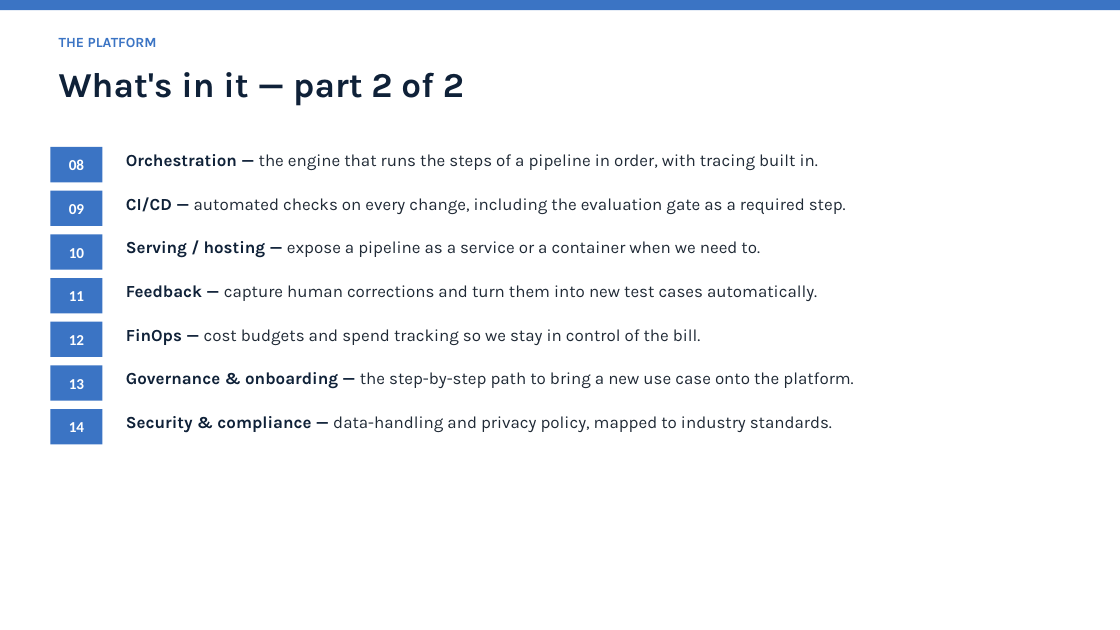
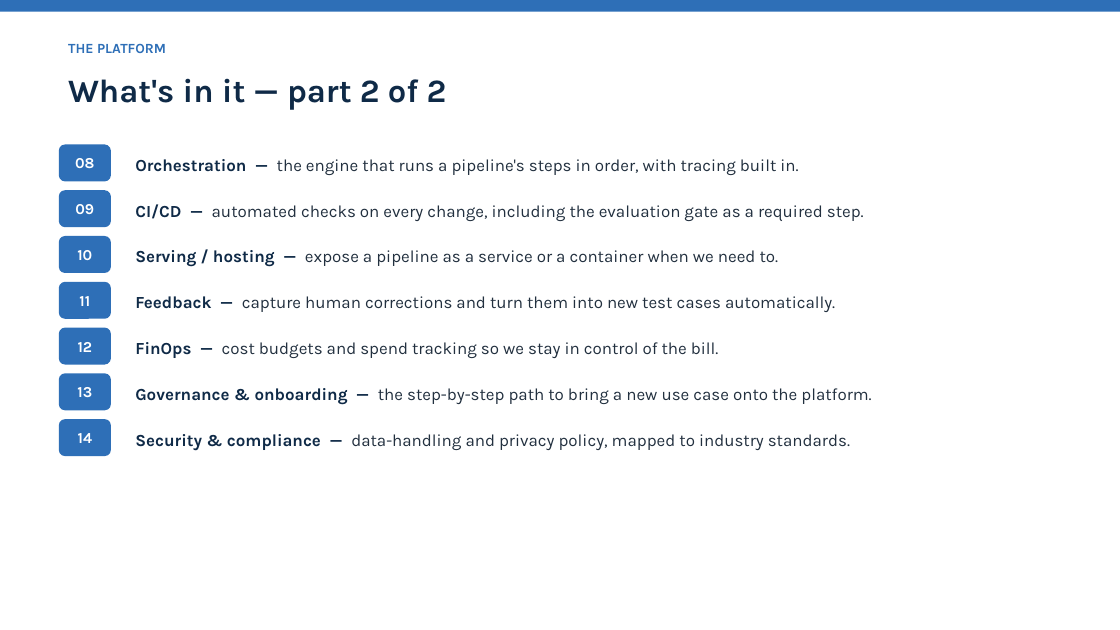
Before and after one commit to shyamanugu/LLMOps, a slide deck: slide 4 of usecases/ai_pipeline 2/deck/AI_Pipeline_LLMOps.pptx. Drawn at 1120x630 pixels with LibreOffice and Linux fonts; fonts in the diff are those of the drawing. Boxes give left, top, right and bottom in pixels: in the first picture for what was removed or moved away, otherwise in the second. Text is boxed around its words. In the diff, an @@ line names an element or a change of style, - is before the commit and + after.

```diff
--- a/usecases/ai_pipeline 2/deck/AI_Pipeline_LLMOps.pptx
+++ b/usecases/ai_pipeline 2/deck/AI_Pipeline_LLMOps.pptx
@@ rectangle at [0, 0, 1120, 12]: fill #3B74C4 to #2E6FB7 @@
@@ text "THE PLATFORM": place and size @@
-text "THE PLATFORM" at [59, 37, 157, 47]
+text "THE PLATFORM" at [68, 44, 166, 53]
@@ text "THE PLATFORM" at [68, 44, 166, 53]: text colour #3B74C4 to #2E6FB7 @@
@@ text "What's in it — part ...": place and size @@
-text "What's in it — part ..." at [59, 72, 464, 106]
+text "What's in it — part ..." at [68, 78, 447, 110]
@@ text "What's in it — part ..." at [68, 78, 447, 110]: size 30 to 28 pt, text colour #0F2138 to #0F2A47 @@
@@ text "Orchestration — the engine that ..." at [135, 159, 798, 175]: vertical alignment top to middle @@
@@ text at [135, 159, 798, 175]: text changed; text colour #202A36 to #22303F @@
-Orchestration — the engine that runs the steps of a pipeline in order, with tracing built in.
+Orchestration — the engine that runs a pipeline's steps in order, with tracing built in.
@@ text "CI/CD — automated checks on ...": place and size @@
-text "CI/CD — automated checks on ..." at [126, 197, 846, 214]
+text "CI/CD — automated checks on ..." at [135, 204, 864, 221]
@@ text "CI/CD — automated checks on ..." at [135, 204, 864, 221]: text colour #0F2138 to #0F2A47 in "CI/CD —"; text colour #202A36 to #22303F; vertical alignment top to middle @@
@@ 3 rounded rectangles: place and size @@
-3 rounded rectangles at [50, 147, 103, 270]
+3 rounded rectangles at [59, 145, 111, 273]
@@ text "Serving / hosting — expose ...": place and size @@
-text "Serving / hosting — expose ..." at [126, 241, 760, 258]
+text "Serving / hosting — expose ..." at [135, 250, 779, 267]
@@ text "Serving / hosting — expose ..." at [135, 250, 779, 267]: text colour #0F2138 to #0F2A47 in "Serving / hosting —"; text colour #202A36 to #22303F in "expose a pipeline as a service or ..."; vertical alignment top to middle @@
@@ rounded rectangle "11": place and size @@
-rounded rectangle "11" at [50, 278, 103, 313]
+rounded rectangle "11" at [59, 281, 111, 318]
@@ text "Feedback — capture human corrections ...": place and size @@
-text "Feedback — capture human corrections ..." at [126, 285, 817, 301]
+text "Feedback — capture human corrections ..." at [135, 296, 835, 312]
@@ text "Feedback — capture human corrections ..." at [135, 296, 835, 312]: text colour #0F2138 to #0F2A47 in "Feedback —"; text colour #202A36 to #22303F in "capture human corrections and turn them into ..."; vertical alignment top to middle @@
@@ rounded rectangle "12": place and size @@
-rounded rectangle "12" at [50, 322, 103, 357]
+rounded rectangle "12" at [59, 328, 111, 365]
@@ text "FinOps — cost budgets and ...": place and size @@
-text "FinOps — cost budgets and ..." at [126, 329, 701, 345]
+text "FinOps — cost budgets and ..." at [135, 342, 719, 358]
@@ text "FinOps — cost budgets and ..." at [135, 342, 719, 358]: text colour #0F2138 to #0F2A47 in "FinOps —"; text colour #202A36 to #22303F in "cost budgets and spend tracking so we ..."; vertical alignment top to middle @@
@@ rounded rectangle "13": place and size @@
-rounded rectangle "13" at [50, 365, 103, 401]
+rounded rectangle "13" at [59, 374, 111, 411]
@@ text "Governance & onboarding — the ...": place and size @@
-text "Governance & onboarding — the ..." at [126, 372, 853, 389]
+text "Governance & onboarding — the ..." at [135, 388, 871, 405]
@@ text "Governance & onboarding — the ..." at [135, 388, 871, 405]: text colour #0F2138 to #0F2A47 in "Governance & onboarding —"; text colour #202A36 to #22303F in "the step-by-step path to bring a new ..."; vertical alignment top to middle @@
@@ font Calibri to Karla; more space between paragraphs; rectangle to rounded rectangle; fill #3B74C4 to #2E6FB7 in 7 elements at [59, 191, 111, 228], [59, 145, 111, 181], [59, 236, 111, 273], [59, 281, 111, 318], [59, 328, 111, 365], [59, 374, 111, 411], [59, 419, 111, 456] @@
@@ rounded rectangle "14": place and size @@
-rounded rectangle "14" at [50, 409, 103, 444]
+rounded rectangle "14" at [59, 419, 111, 456]
@@ text "Security & compliance — data-handling ...": place and size @@
-text "Security & compliance — data-handling ..." at [126, 416, 832, 433]
+text "Security & compliance — data-handling ..." at [135, 434, 850, 451]
@@ text "Security & compliance — data-handling ..." at [135, 434, 850, 451]: text colour #0F2138 to #0F2A47 in "Security & compliance —"; text colour #202A36 to #22303F in "data-handling and privacy policy, mapped to industry ..."; vertical alignment top to middle @@
```
Also in this commit, not shown: 8 other slides changed, 3 slides added, 1 slide removed, 1 other file.
